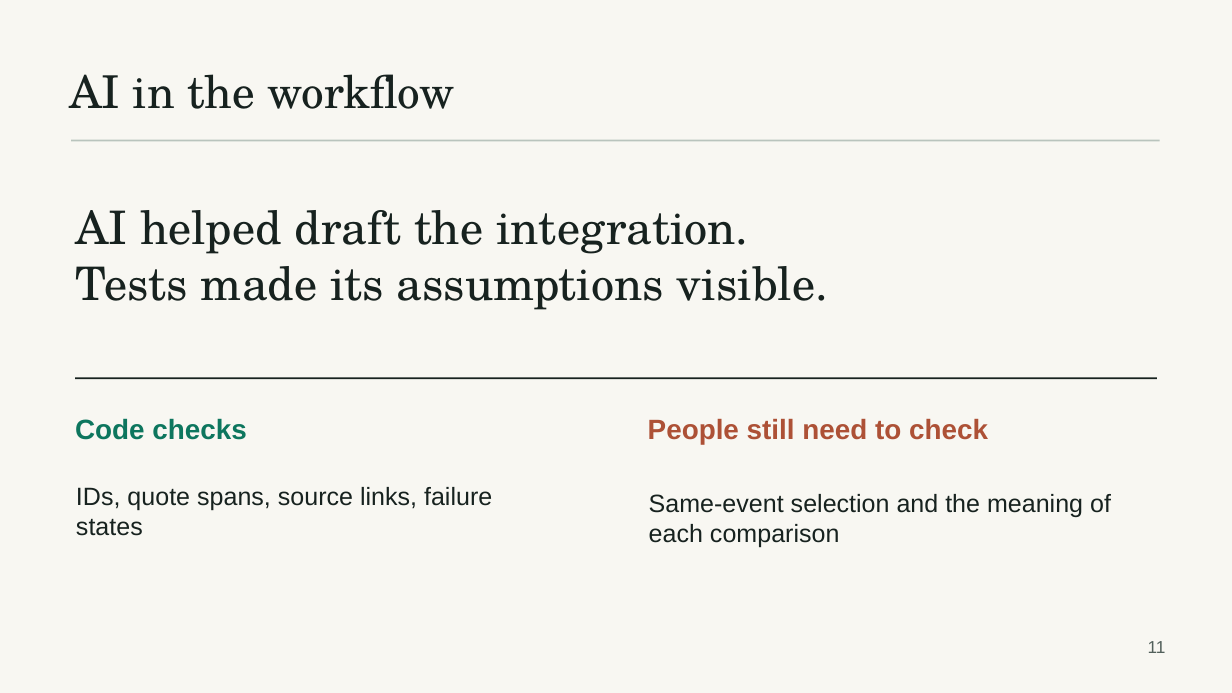
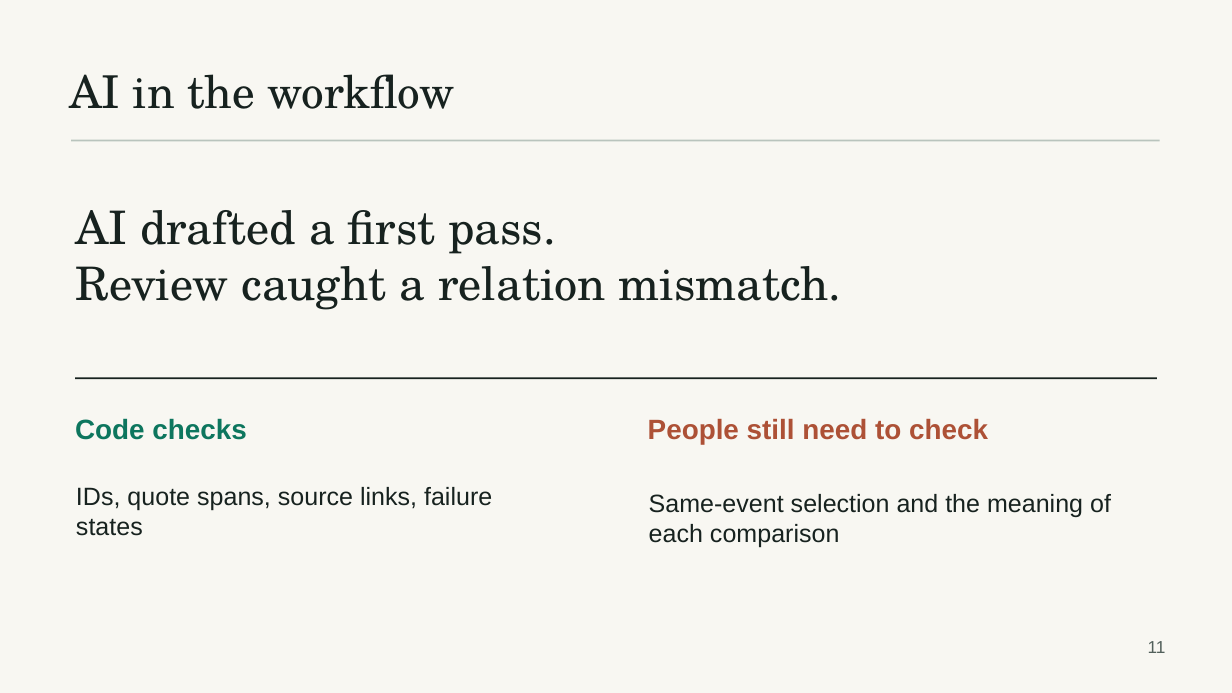
Before and after one commit to snuhcs-course/swpp-2026-project-team-05, a slide deck: slide 11 of docs/midterm-presentation-draft.pptx. Drawn at 1232x693 pixels with LibreOffice and Linux fonts; fonts in the diff are those of the drawing. Boxes give left, top, right and bottom in pixels: in the first picture for what was removed or moved away, otherwise in the second. Text is boxed around its words. In the diff, an @@ line names an element or a change of style, - is before the commit and + after.

Commit message:
Make AI reflection slide specific to reviewed defect

```diff
--- a/docs/midterm-presentation-draft.pptx
+++ b/docs/midterm-presentation-draft.pptx
@@ text at box(75, 210, 842, 310): text changed @@
-AI helped draft the integration.
-Tests made its assumptions visible.
+AI drafted a first pass.
+Review caught a relation mismatch.
```
Also in this commit, not shown: 2 other files.
